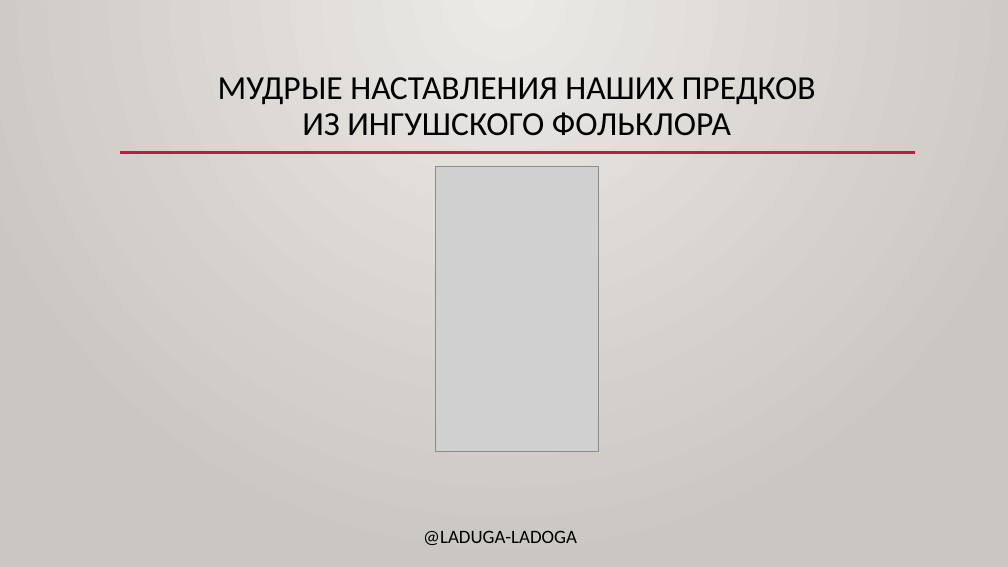
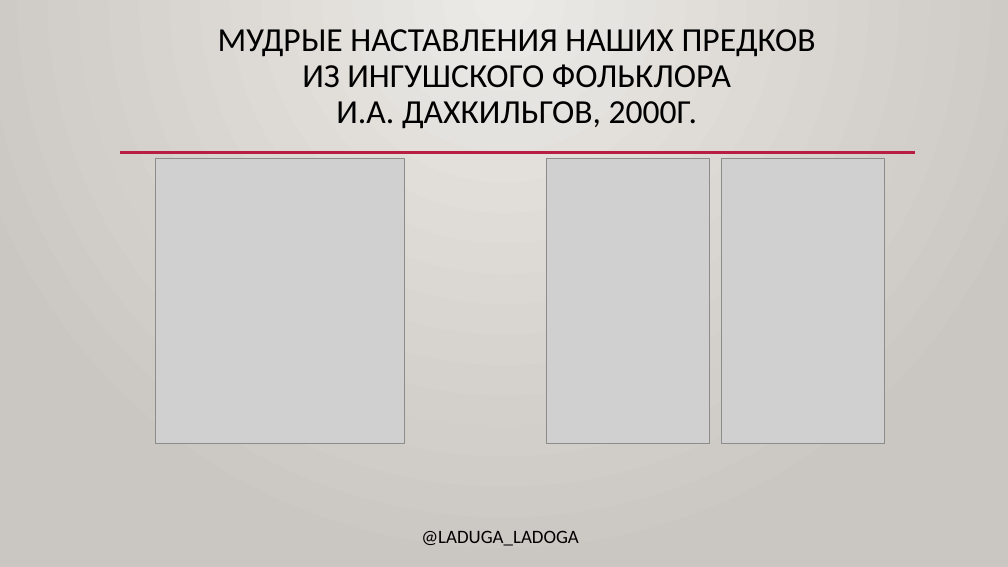
Before and after one commit to bumbari/dahkilgov, a slide deck: slide 2 of p/Laduga_Ladoga.pptx. Drawn at 1008x567 pixels with LibreOffice and Linux fonts; fonts in the diff are those of the drawing; grey boxes stand for pictures. Boxes give left, top, right and bottom in pixels: in the first picture for what was removed or moved away, otherwise in the second. Text is boxed around its words. In the diff, an @@ line names an element or a change of style, - is before the commit and + after.

```diff
--- a/p/Laduga_Ladoga.pptx
+++ b/p/Laduga_Ladoga.pptx
@@ title at [218, 29, 816, 129]: text changed @@
-МУДРЫЕ НАСТАВЛЕНИЯ НАШИХ ПРЕДКОВ
-ИЗ ИНГУШСКОГО ФОЛЬКЛОРА
+МУДРЫЕ НАСТАВЛЕНИЯ НАШИХ ПРЕДКОВ
+ИЗ ИНГУШСКОГО ФОЛЬКЛОРА
+И.А. ДАХКИЛЬГОВ, 2000Г.
@@ picture added at [155, 159, 404, 444] @@
@@ picture: place and size @@
-picture at [436, 166, 598, 451]
+picture at [547, 159, 709, 444]
@@ picture added at [722, 159, 885, 444] @@
@@ text at [421, 530, 579, 546]: text changed @@
-@LADUGA-LADOGA
+@LADUGA_LADOGA
```
Also in this commit, not shown: 1 other slide changed, 2 slides removed, 5 other files.
